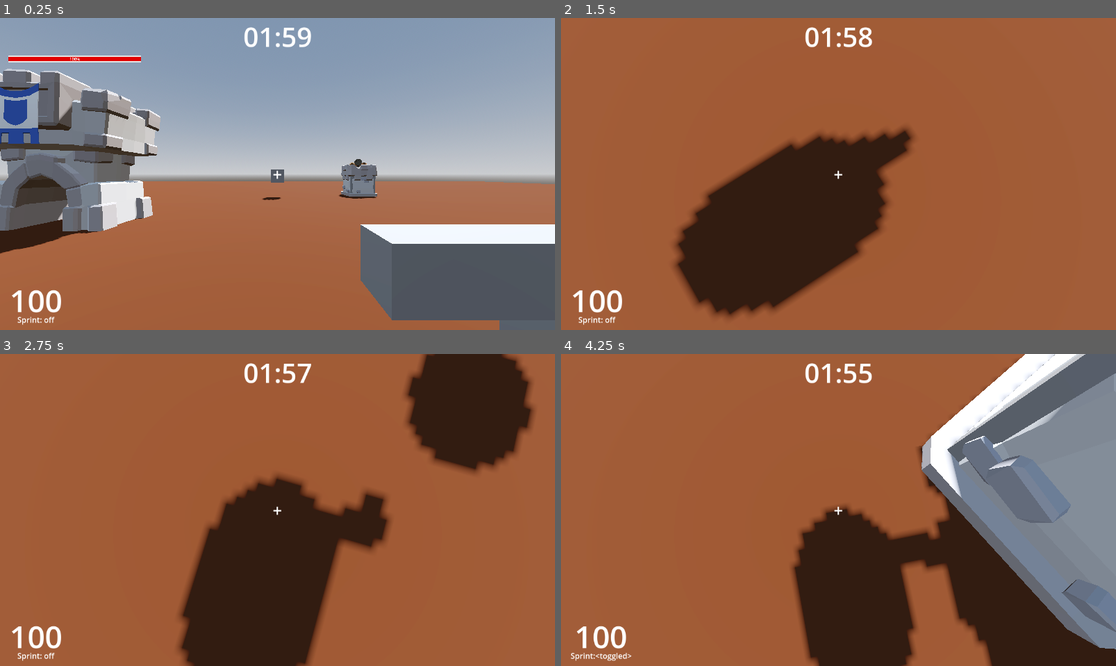
Above: before the commit, frames 1-4 (two rows, left to right).
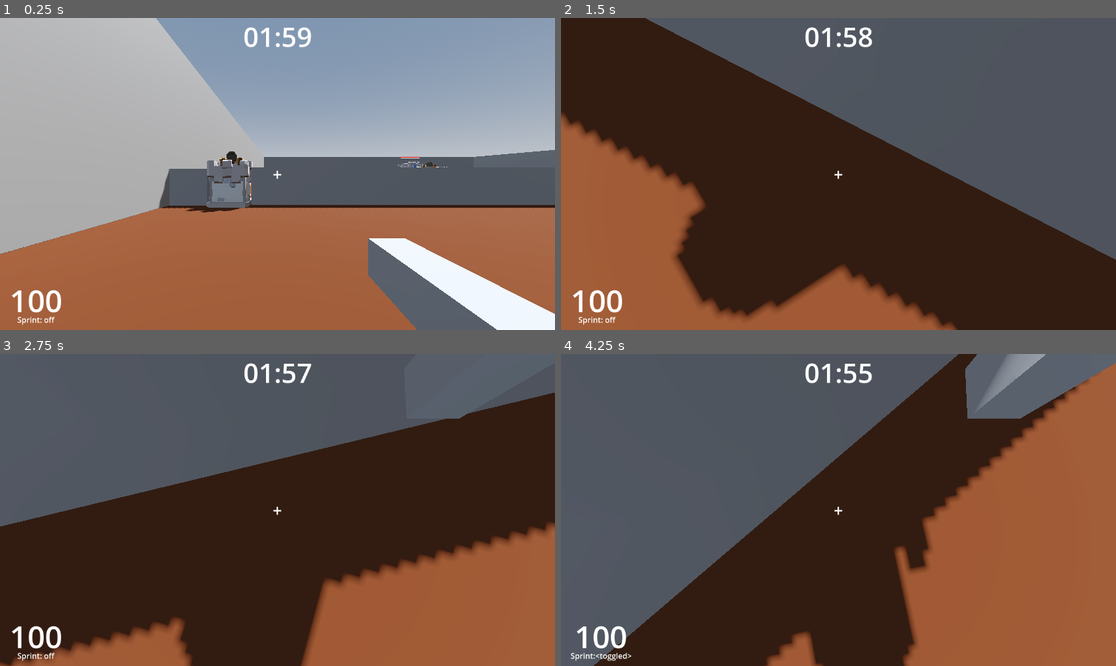
Above: after the commit, the same moments.

Repository: CSbean/Tower-Blaster
Game: Godot game, scene res://world.tscn
Two runs of this game, one before a commit and one after it. Both use one fixed random seed, a clock stepped at 60 frames per second and the inputs below.
Inputs (mouse positions are in pixels of both pictures, inside the frame that each line leads up to):
- Up to frame 1 (0.25 s): no input
- Up to frame 2 (1.5 s): move the mouse to (866, 174) at 0.52 s; hold Up (ui_up) from 0.53 s (still down); click (866, 174) at 0.6 s; tap Space (jump) at 0.77 s; move the mouse to (810, 174) at 1.27 s; right-click (810, 174) at 1.35 s
- Up to frame 3 (2.75 s): keep holding Up (ui_up); tap Space (jump) at 1.52 s; click (249, 510) at 1.55 s; move the mouse to (288, 503) at 2.02 s; tap W (move_foward) at 2.1 s; click (288, 503) at 2.3 s
- Up to frame 4 (4.25 s): keep holding Up (ui_up); move the mouse to (832, 516) at 2.77 s; click (832, 516) at 2.85 s; tap Space (jump) at 3.02, 3.77 s; move the mouse to (877, 513) at 3.52 s; tap Shift (sprint_toggle) at 3.6 s; click (877, 513) at 3.8 s

The runs differ from the first frame. In frame 1, 41% of the frame differs, in the area x 0-100%, y 0-100%; in frame 2, 69%; in frame 3, 67%; in frame 4, 86%.

Commit message:
started maze and turrets cant kill echother

Diff:
--- a/tower-blaster/cannon_projectile.gd
+++ b/tower-blaster/cannon_projectile.gd
@@ -8,6 +8,7 @@
 
 var direction := Vector3.FORWARD
 var parry = false
+
 
 # Called when the node enters the scene tree for the first time.
 func _ready() -> void:
@@ -28,6 +29,8 @@
 	if body is Player:
 		body.take_damage()
 		queue_free()
+	else:
+		queue_free()
 
 
 func reverse_direction(collision_vector:Vector3)->void:
@@ -39,7 +42,8 @@
 
 
 func _on_area_entered(area: Area3D) -> void:
-	if area.get_parent() is Turret:
+	if area.get_parent() is Turret and parry:
+		print(area.get_parent())
 		area.get_parent().take_damage()
 	if area.get_parent() is Base:
 		area.get_parent().take_damage(15)
--- a/tower-blaster/character_body_3d.gd
+++ b/tower-blaster/character_body_3d.gd
@@ -2,7 +2,7 @@
 class_name Player
 
 # https://www.youtube.com/watch?v=fAVetlIROXM
-var SPEED = 5.0
+var SPEED = 30.0 #5.0
 const JUMP_VELOCITY = 3
 #finish the game Over signal in world
 @onready var camera_3d: Camera3D = $Camera3D
--- a/tower-blaster/gun.tscn
+++ b/tower-blaster/gun.tscn
@@ -14,7 +14,7 @@
 "times": PackedFloat32Array(0),
 "transitions": PackedFloat32Array(1),
 "update": 0,
-"values": [Vector3(0, 0, 0)]
+"values": [Vector3(0, -1.5707964, 0)]
 }
 
 [sub_resource type="Animation" id="Animation_r8ywq"]
@@ -30,7 +30,7 @@
 "times": PackedFloat32Array(0, 0.1, 0.2),
 "transitions": PackedFloat32Array(1, 1, 1),
 "update": 0,
-"values": [Vector3(0, 0, 0), Vector3(0, 0, -0.17453292), Vector3(0, 0, 0)]
+"values": [Vector3(0, -1.5707964, 0), Vector3(0, -1.5707964, -0.17453292), Vector3(0, -1.5707964, 0)]
 }
 
 [sub_resource type="AnimationLibrary" id="AnimationLibrary_vk1bi"]
@@ -40,6 +40,7 @@
 }
 
 [node name="gun" type="Node3D" unique_id=1207737730]
+transform = Transform3D(-8.742278e-09, 0, -0.2, 0, 0.2, 0, 0.2, 0, -8.742278e-09, 0, 0, 0)
 script = ExtResource("1_vk1bi")
 
 [node name="barrel" type="CSGBox3D" parent="." unique_id=1334562479]
--- /dev/null
+++ b/tower-blaster/maze.tscn
@@ -0,0 +1,42 @@
+[gd_scene format=3 uid="uid://duy8824dhp40j"]
+
+[ext_resource type="PackedScene" uid="uid://cmwrmmjohrkn7" path="res://turret.tscn" id="1_dj01w"]
+[ext_resource type="PackedScene" uid="uid://dpeom1qygvtrj" path="res://player.tscn" id="2_h41xc"]
+
+[sub_resource type="ProceduralSkyMaterial" id="ProceduralSkyMaterial_h41xc"]
+sky_horizon_color = Color(0.66224277, 0.6717428, 0.6867428, 1)
+ground_horizon_color = Color(0.66224277, 0.6717428, 0.6867428, 1)
+
+[sub_resource type="Sky" id="Sky_u11kd"]
+sky_material = SubResource("ProceduralSkyMaterial_h41xc")
+
+[sub_resource type="Environment" id="Environment_1nuxl"]
+background_mode = 2
+sky = SubResource("Sky_u11kd")
+tonemap_mode = 2
+glow_enabled = true
+
+[node name="maze" type="Node3D" unique_id=1613514717]
+
+[node name="DirectionalLight3D" type="DirectionalLight3D" parent="." unique_id=2050330109]
+transform = Transform3D(-0.8660254, -0.43301278, 0.25, 0, 0.49999997, 0.86602545, -0.50000006, 0.75, -0.43301266, 0, 0, 0)
+shadow_enabled = true
+
+[node name="WorldEnvironment" type="WorldEnvironment" parent="." unique_id=953543691]
+environment = SubResource("Environment_1nuxl")
+
+[node name="floor" type="CSGBox3D" parent="." unique_id=1357973894]
+transform = Transform3D(1, 0, 0, 0, 1, 0, 0, 0, 1, 0, -0.5, 0)
+use_collision = true
+size = Vector3(100, 0.5, 110)
+
+[node name="CSGBox3D" type="CSGBox3D" parent="." unique_id=1555473530]
+transform = Transform3D(1, 0, 0, 0, 1, 0, 0, 0, 1, 0, 2, 0)
+use_collision = true
+size = Vector3(2.5, 5, 5)
+
+[node name="turret" parent="." unique_id=1242701056 instance=ExtResource("1_dj01w")]
+transform = Transform3D(1, 0, 0, 0, 1, 0, 0, 0, 1, 0, 4.5, 0)
+
+[node name="Player" parent="." unique_id=886504034 instance=ExtResource("2_h41xc")]
+transform = Transform3D(1, 0, 0, 0, 1, 0, 0, 0, 1, 0, 1.3984797, 5.8781176)
--- a/tower-blaster/player.tscn
+++ b/tower-blaster/player.tscn
@@ -31,4 +31,4 @@
 transform = Transform3D(1, 0, 0, 0, 1, 0, 0, 0, 1, 0, 0.588, -50)
 
 [node name="gun" parent="." unique_id=1207737730 instance=ExtResource("2_onrkg")]
-transform = Transform3D(0.2, 0, 0, 0, 0.2, 0, 0, 0, 0.2, 0.6, 0.305, -0.633)
+transform = Transform3D(-8.742278e-09, 0, -0.2, 0, 0.2, 0, 0.2, 0, -8.742278e-09, 0.5926254, 0.13822526, -0.80232275)
--- a/tower-blaster/turret.gd
+++ b/tower-blaster/turret.gd
@@ -37,4 +37,4 @@
 		alive = false
 		health = 0
 		cannon.rotate_x(-30.0)
-		create_tween()
+		#create_tween()
--- a/tower-blaster/world.tscn
+++ b/tower-blaster/world.tscn
@@ -39,11 +39,7 @@
 material = SubResource("StandardMaterial3D_fj7yv")
 
 [node name="Player" parent="." unique_id=886504034 instance=ExtResource("1_fj7yv")]
-transform = Transform3D(1, 0, 0, 0, 1, 0, 0, 0, 1, 0, 1.5406945, 0)
-
-[node name="CSGBox3D2" type="CSGBox3D" parent="." unique_id=1182585433]
-transform = Transform3D(1, 0, 0, 0, 1, 0, 0, 0, 1, 0, 1.6984379, -16.00705)
-use_collision = true
+transform = Transform3D(1, 0, 0, 0, 1, 0, 0, 0, 1, -43.631073, 1.5406945, 46.98571)
 
 [node name="turret" parent="." unique_id=1242701056 instance=ExtResource("2_fj7yv")]
 transform = Transform3D(1, 0, 0, 0, 1, 0, 0, 0, 1, 7.0538187, 0, -17.764715)
@@ -52,3 +48,66 @@
 
 [node name="Base" parent="." unique_id=435660568 instance=ExtResource("4_aqk2v")]
 transform = Transform3D(1, 0, 0, 0, 1, 0, 0, 0, 1, -7.827291, 0, -7.842252)
+
+[node name="turret2" parent="." unique_id=2099862574 instance=ExtResource("2_fj7yv")]
+transform = Transform3D(1, 0, 0, 0, 1, 0, 0, 0, 1, -46.429543, 0, 34.596)
+
+[node name="turret3" parent="." unique_id=602886092 instance=ExtResource("2_fj7yv")]
+transform = Transform3D(1, 0, 0, 0, 1, 0, 0, 0, 1, -26.934475, 0, 24.684368)
+
+[node name="turret4" parent="." unique_id=1111293291 instance=ExtResource("2_fj7yv")]
+transform = Transform3D(1, 0, 0, 0, 1, 0, 0, 0, 1, 2.9395876, 0, 24.684368)
+
+[node name="OutsideWalls" type="Node3D" parent="." unique_id=493074190]
+
+[node name="CSGBox3D" type="CSGBox3D" parent="OutsideWalls" unique_id=302558969]
+transform = Transform3D(1, 0, 0, 0, 1, 0, 0, 0, 1, -50.5, 5, 0)
+use_collision = true
+size = Vector3(1, 10, 100)
+
+[node name="CSGBox3D4" type="CSGBox3D" parent="OutsideWalls" unique_id=1041718007]
+transform = Transform3D(1, 0, 0, 0, 1, 0, 0, 0, 1, 50.5, 5, 0)
+use_collision = true
+size = Vector3(1, 10, 100)
+
+[node name="CSGBox3D3" type="CSGBox3D" parent="OutsideWalls" unique_id=1337219682]
+transform = Transform3D(-4.371139e-08, 0, 1, 0, 1, 0, -1, 0, -4.371139e-08, 0, 5, -50.5)
+use_collision = true
+size = Vector3(1, 10, 100)
+
+[node name="CSGBox3D5" type="CSGBox3D" parent="OutsideWalls" unique_id=174257783]
+transform = Transform3D(-4.371139e-08, 0, 1, 0, 1, 0, -1, 0, -4.371139e-08, 0, 5, 50.5)
+use_collision = true
+size = Vector3(1, 10, 100)
+
+[node name="MazeWalls" type="Node3D" parent="." unique_id=1682377384]
+
+[node name="CSGBox3D2" type="CSGBox3D" parent="MazeWalls" unique_id=1182585433]
+transform = Transform3D(1, 0, 0, 0, 1, 0, 0, 0, 1, -14.460433, 1, 34.476)
+use_collision = true
+size = Vector3(61.38272, 2.5, 1)
+
+[node name="CSGBox3D3" type="CSGBox3D" parent="MazeWalls" unique_id=1745659936]
+transform = Transform3D(-4.371139e-08, 0, 1, 0, 1, 0, -1, 0, -4.371139e-08, 22.994286, 1, 14.991365)
+use_collision = true
+size = Vector3(61.38272, 2.5, 1)
+
+[node name="CSGBox3D4" type="CSGBox3D" parent="MazeWalls" unique_id=529880834]
+transform = Transform3D(0.99999994, 0, 0, 0, 1, 0, 0, 0, 0.99999994, 35.11041, 1, 24.86645)
+use_collision = true
+size = Vector3(61.38272, 2.5, 1)
+
+[node name="CSGBox3D5" type="CSGBox3D" parent="MazeWalls" unique_id=1664283773]
+transform = Transform3D(0.99999994, 0, 0, 0, 1, 0, 0, 0, 0.99999994, -12.079924, 1, 24.86645)
+use_collision = true
+size = Vector3(27.018509, 2.5, 1)
+
+[node name="CSGBox3D6" type="CSGBox3D" parent="MazeWalls" unique_id=1363939389]
+transform = Transform3D(0.99999994, 0, 0, 0, 1, 0, 0, 0, 0.99999994, -35.167377, 1, 24.86645)
+use_collision = true
+size = Vector3(13.7116585, 2.5, 1)
+
+[node name="CSGBox3D" type="CSGBox3D" parent="MazeWalls" unique_id=1898471980]
+transform = Transform3D(1, 0, 0, 0, 1, 0, 0, 0, 1, -48.87318, 1.0492847, 34.578156)
+use_collision = true
+size = Vector3(2.1848145, 2.180725, 1)
